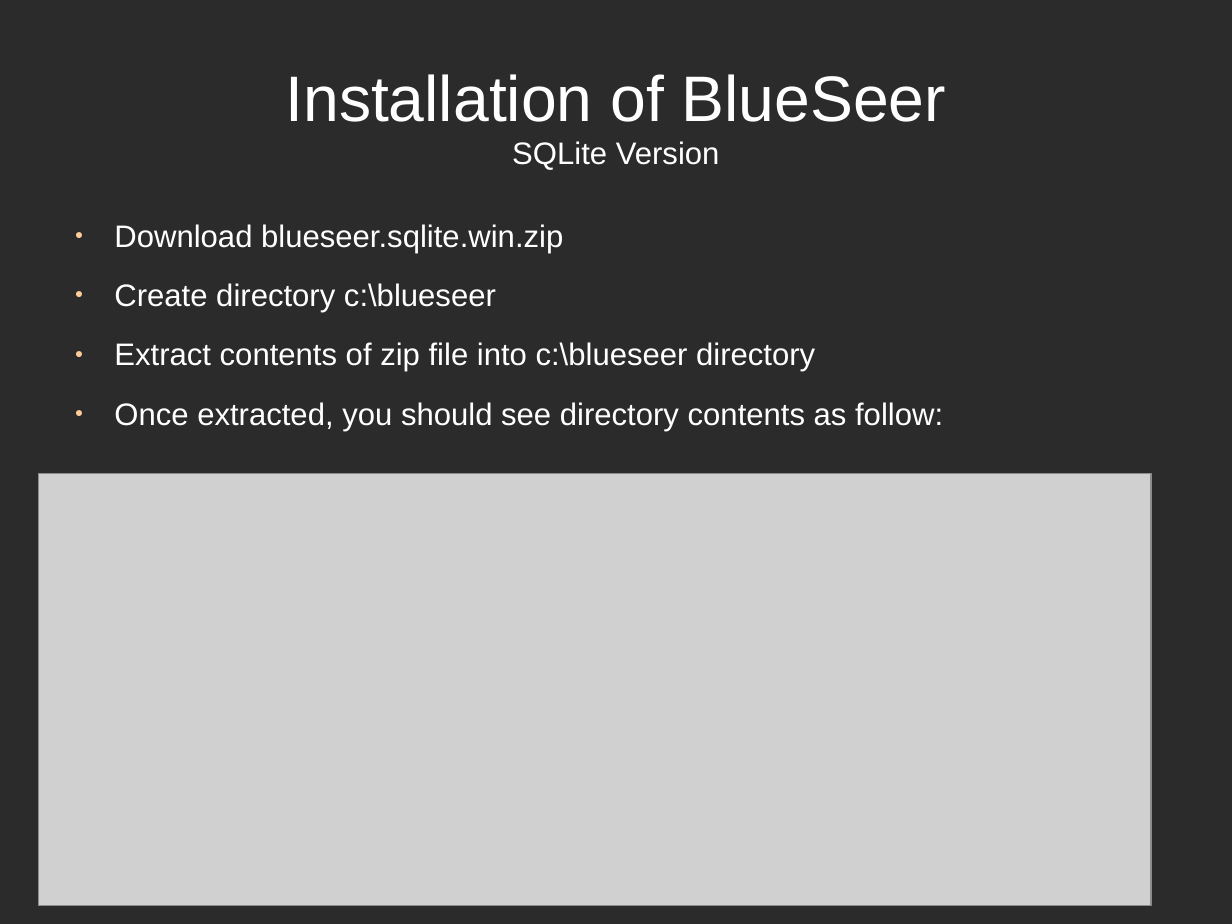
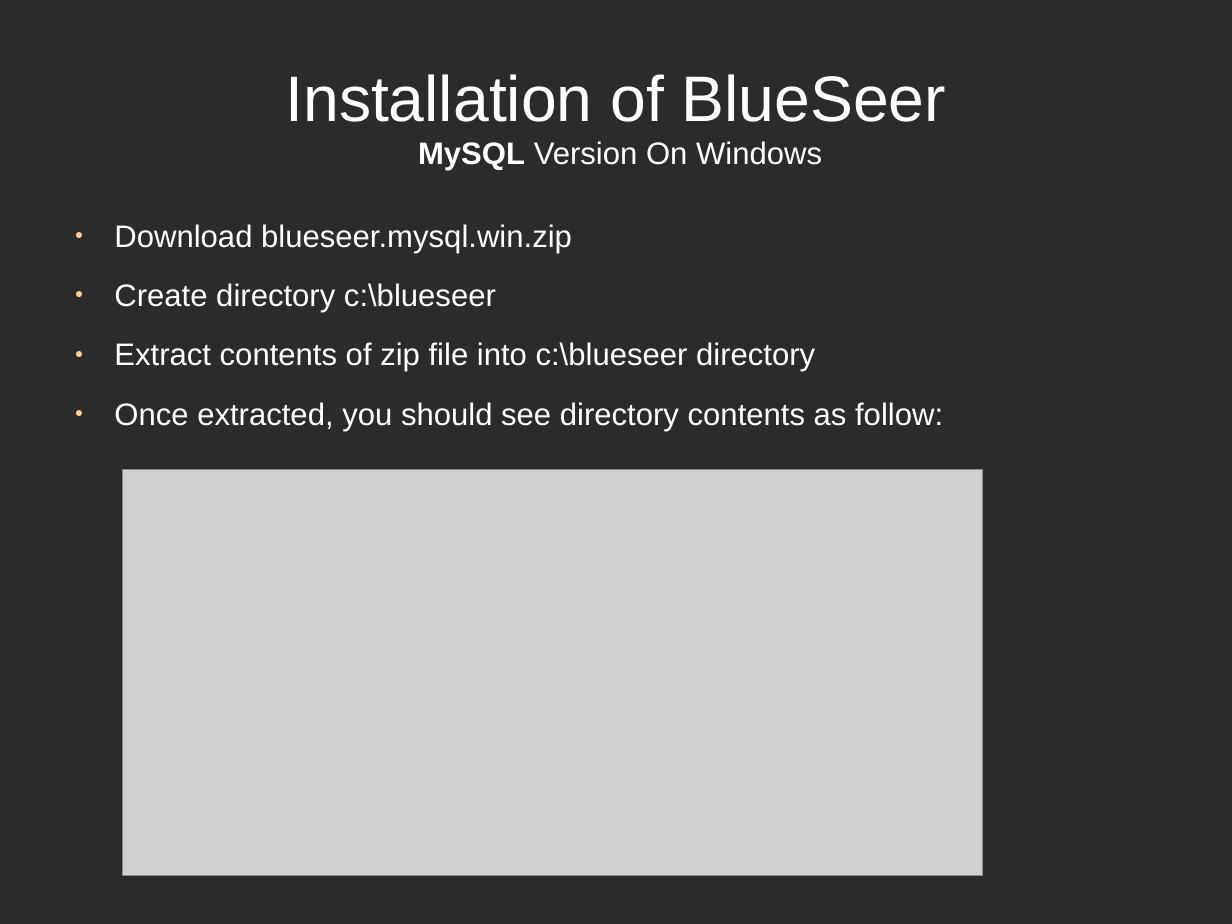
Before and after one commit to blueseerERP/blueseer, a slide deck: slide 5 of documentation/blueseer_install_instructions.odp (slide 1 before the commit). Drawn at 1232x924 pixels with LibreOffice and Linux fonts; fonts in the diff are those of the drawing; grey boxes stand for pictures; background and template pictures are left out; a plain dark background stands for a picture behind light text. Boxes give left, top, right and bottom in pixels: in the first picture for what was removed or moved away, otherwise in the second. Text is boxed around its words. In the diff, an @@ line names an element or a change of style, - is before the commit and + after.

```diff
--- a/documentation/blueseer_install_instructions.odp
+++ b/documentation/blueseer_install_instructions.odp
@@ title at [285, 74, 946, 171]: text changed @@
-Installation of BlueSeer
-SQLite Version
+Installation of BlueSeer
+MySQL Version On Windows
@@ text at [114, 224, 572, 253]: text changed @@
-● Download blueseer.sqlite.win.zip
+● Download blueseer.mysql.win.zip
@@ picture: place and size @@
-picture at [38, 473, 1152, 906]
+picture at [123, 470, 983, 876]
```
Also in this commit, not shown: 2 other slides changed, 5 slides added, 19 other files.
